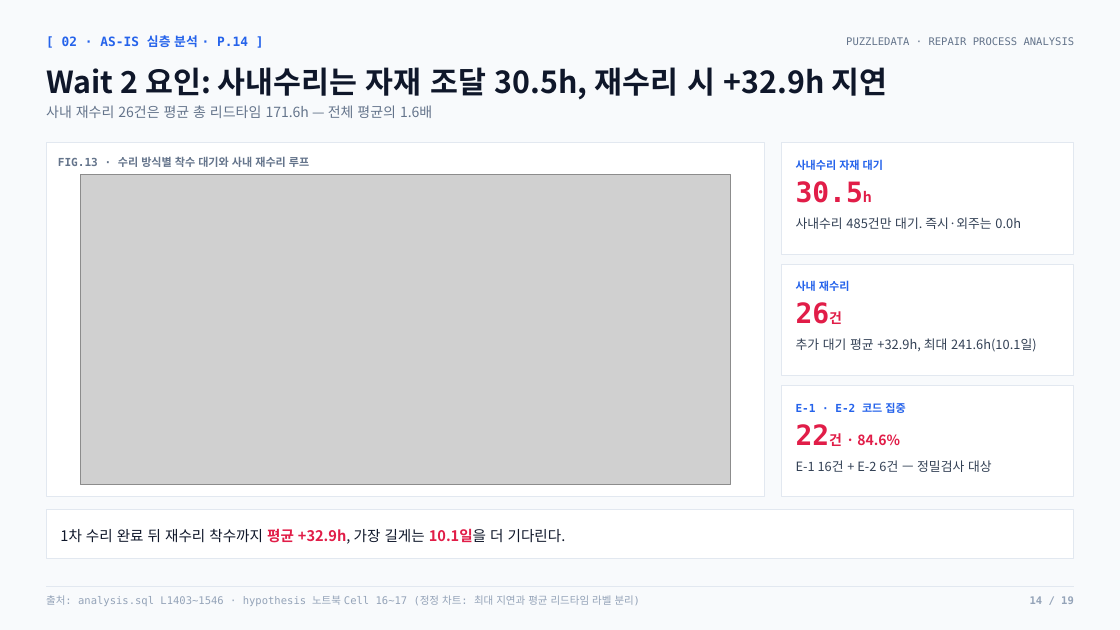
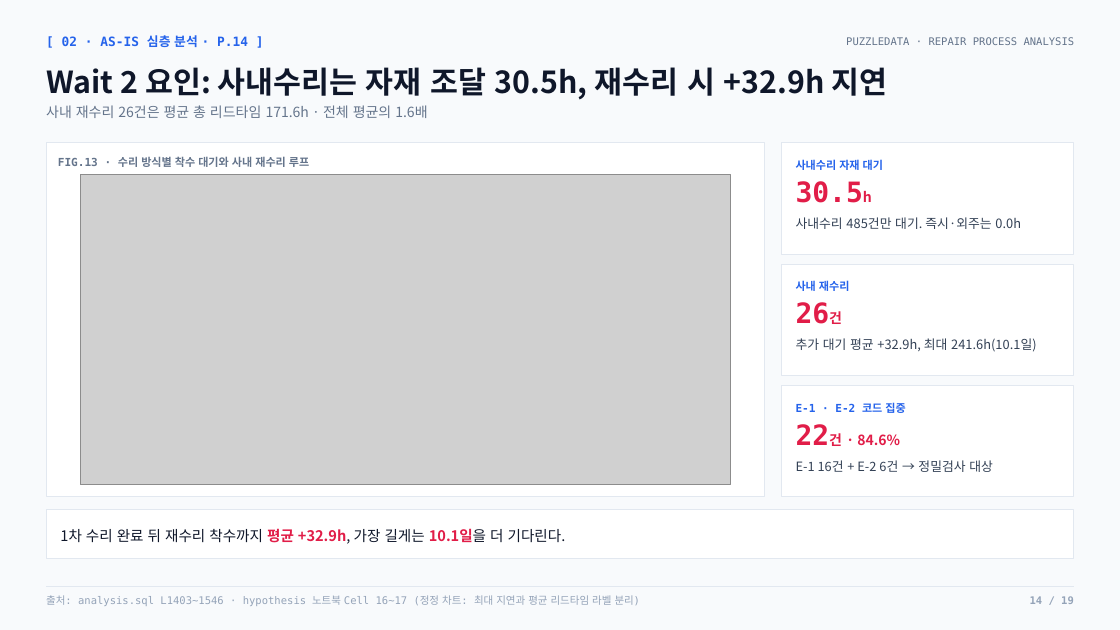
Before and after one commit to nus1245/puzzle_data, a slide deck: slide 14 of outputs/pptx/puzzledata_repair_report.pptx. Drawn at 1120x630 pixels with LibreOffice and Linux fonts; fonts in the diff are those of the drawing; grey boxes stand for pictures. Boxes give left, top, right and bottom in pixels: in the first picture for what was removed or moved away, otherwise in the second. Text is boxed around its words. In the diff, an @@ line names an element or a change of style, - is before the commit and + after.

```diff
--- a/outputs/pptx/puzzledata_repair_report.pptx
+++ b/outputs/pptx/puzzledata_repair_report.pptx
@@ text at bbox=[46, 105, 427, 118]: text changed @@
-사내 재수리 26건은 평균 총 리드타임 171.6h — 전체 평균의 1.6배
+사내 재수리 26건은 평균 총 리드타임 171.6h · 전체 평균의 1.6배
@@ text at bbox=[796, 460, 993, 472]: text changed @@
-E-1 16건 + E-2 6건 — 정밀검사 대상
+E-1 16건 + E-2 6건 → 정밀검사 대상
```
Also in this commit, not shown: 6 other slides changed, 3 other files.
